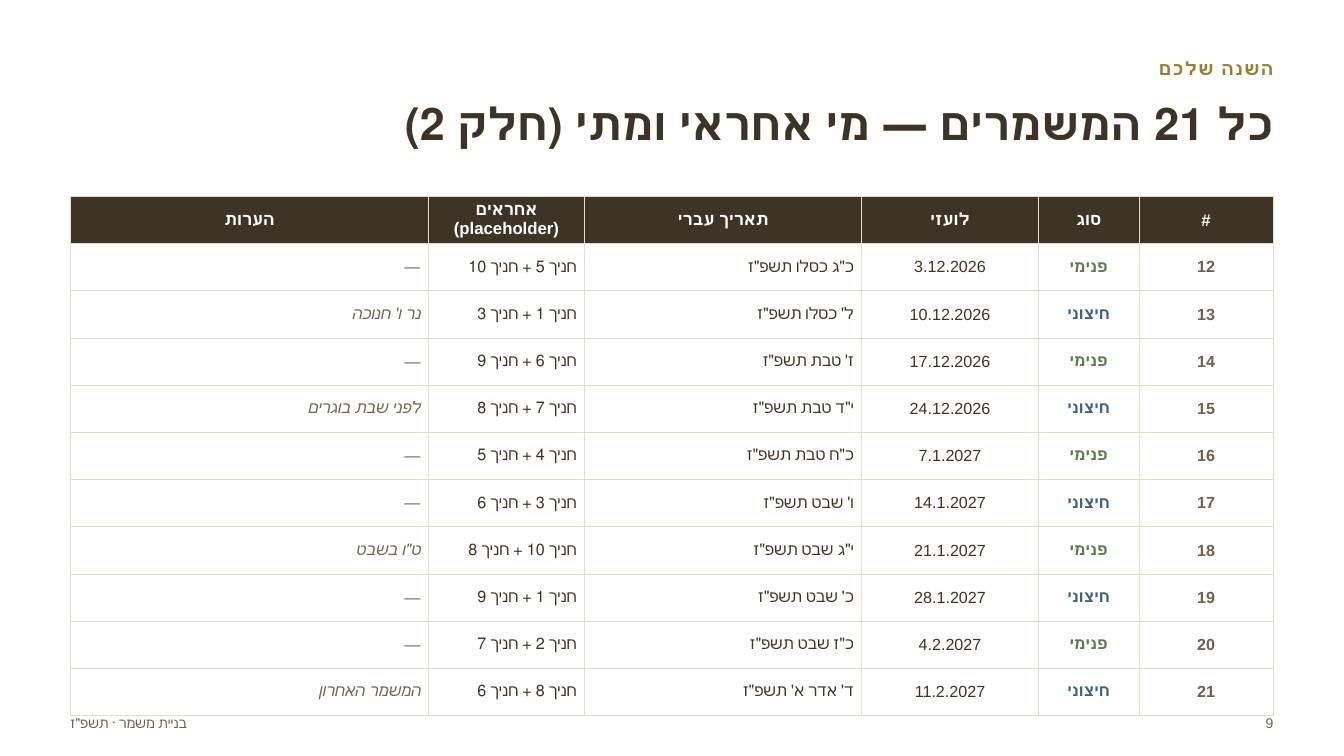
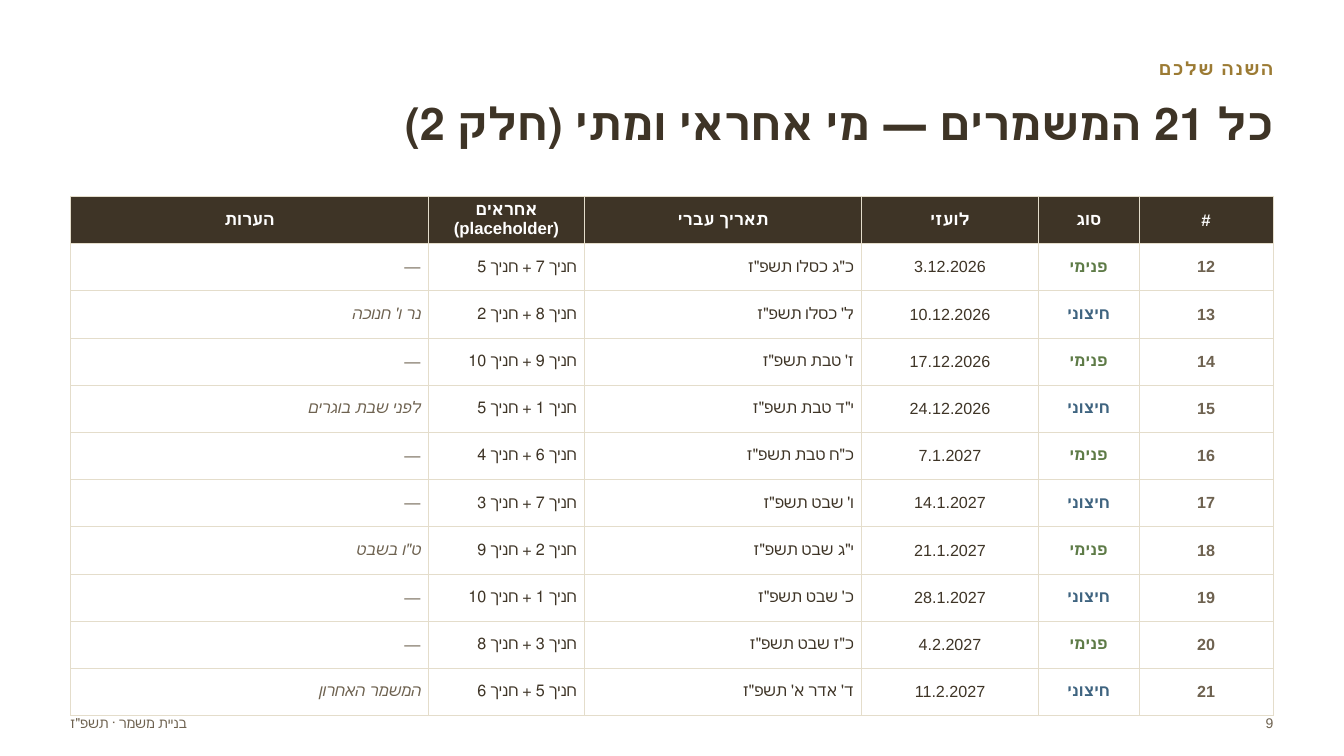
Before and after one commit to urishav464/Ein-Prat-work, a slide deck: slide 9 of Mishmer-section/2026-27/binyat-mishmar-mifgash-peticha.pptx. Drawn at 1344x756 pixels with LibreOffice and Linux fonts; fonts in the diff are those of the drawing. Boxes give left, top, right and bottom in pixels: in the first picture for what was removed or moved away, otherwise in the second. Text is boxed around its words. In the diff, an @@ line names an element or a change of style, - is before the commit and + after.

```diff
--- a/Mishmer-section/2026-27/binyat-mishmar-mifgash-peticha.pptx
+++ b/Mishmer-section/2026-27/binyat-mishmar-mifgash-peticha.pptx
@@ table at box(71, 197, 1273, 704) @@
-row 2, column 2: חניך 5 + חניך 10
+row 2, column 2: חניך 7 + חניך 5
-row 3, column 2: חניך 1 + חניך 3
+row 3, column 2: חניך 8 + חניך 2
-row 4, column 2: חניך 6 + חניך 9
+row 4, column 2: חניך 9 + חניך 10
-row 5, column 2: חניך 7 + חניך 8
+row 5, column 2: חניך 1 + חניך 5
-row 6, column 2: חניך 4 + חניך 5
+row 6, column 2: חניך 6 + חניך 4
-row 7, column 2: חניך 3 + חניך 6
+row 7, column 2: חניך 7 + חניך 3
-row 8, column 2: חניך 10 + חניך 8
+row 8, column 2: חניך 2 + חניך 9
-row 9, column 2: חניך 1 + חניך 9
+row 9, column 2: חניך 1 + חניך 10
-row 10, column 2: חניך 2 + חניך 7
+row 10, column 2: חניך 3 + חניך 8
-row 11, column 2: חניך 8 + חניך 6
+row 11, column 2: חניך 5 + חניך 6
```
Also in this commit, not shown: 3 other slides changed, 3 slides added, 3 slides removed, 24 other files.
